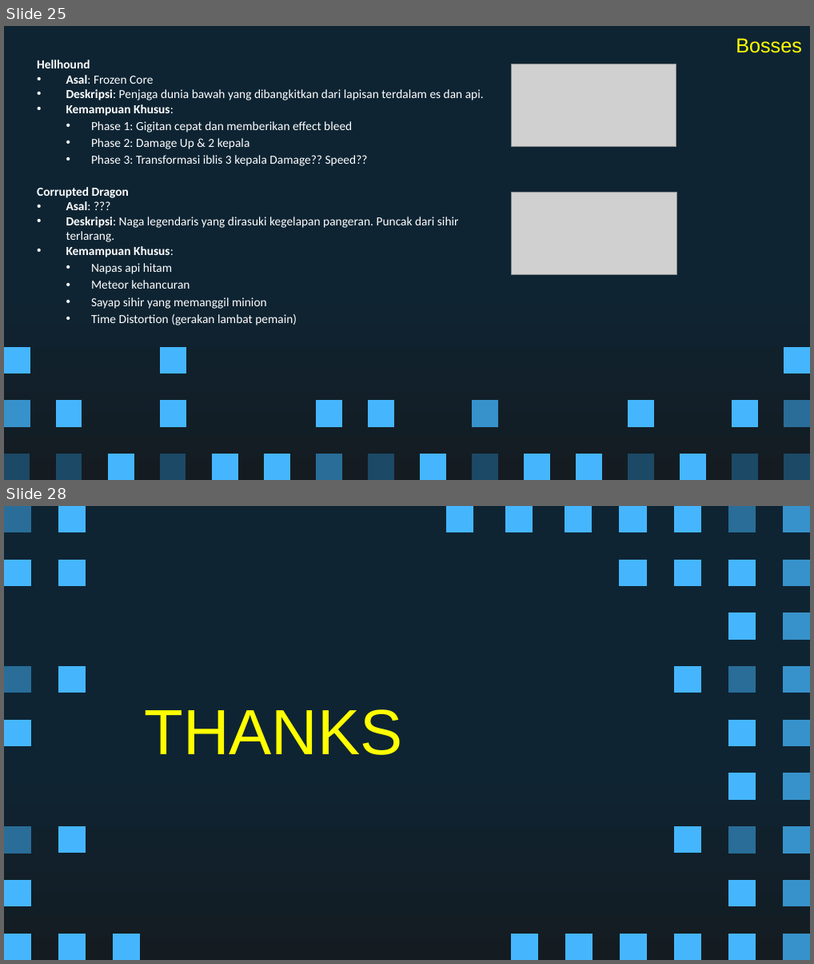
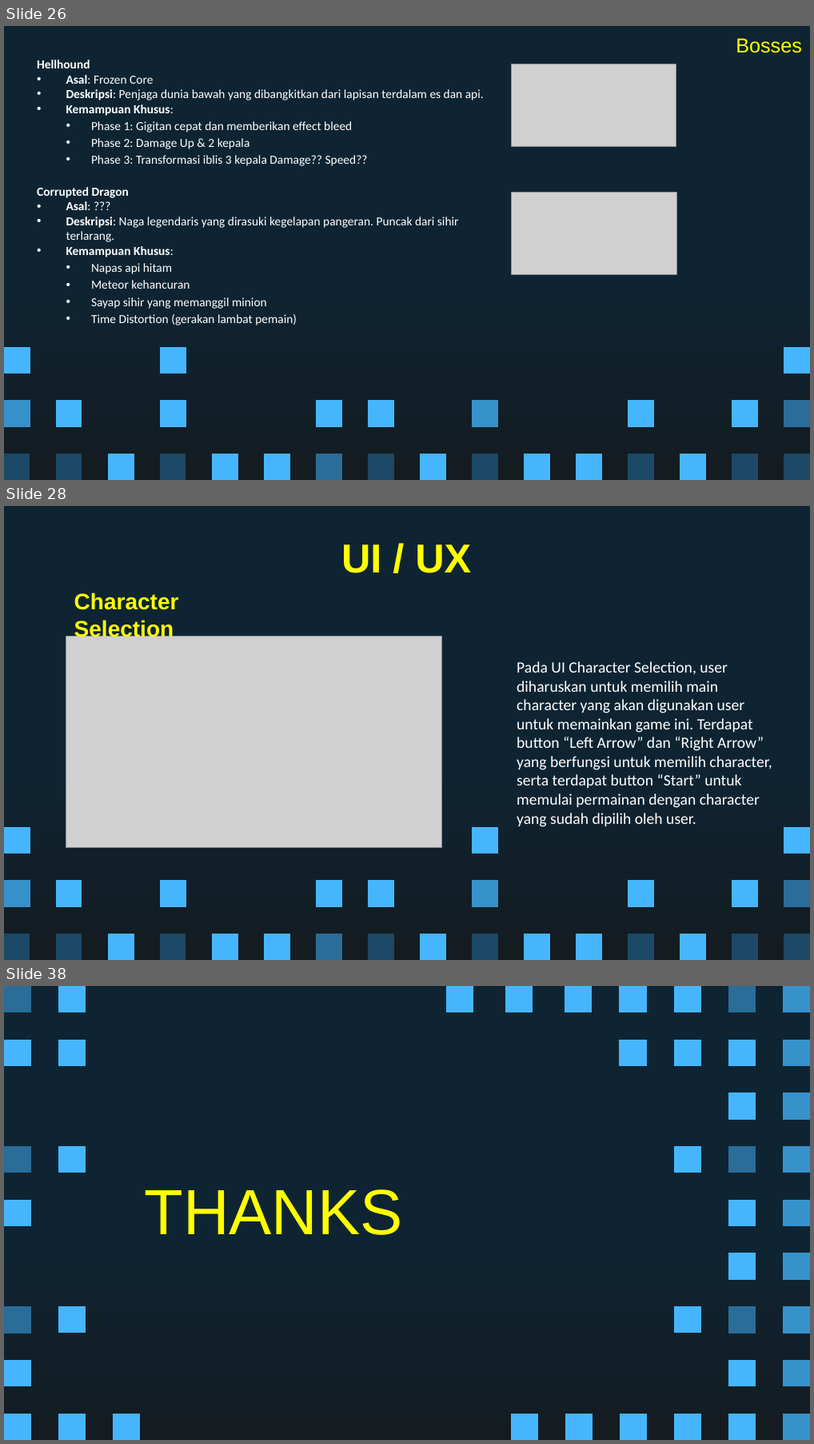
Before and after one commit to Ricardhad/gameProgProject, a slide deck: Super Pixel Vintage Gaming by Slidesgo.pptx. Shown one above the other, each under a label of ours: slides 25 and 28 before the commit, slides 26, 28 and 38 after it; the slides between them are not shown. The pictures are 814x964 and 814x1444 pixels, drawn with LibreOffice and Linux fonts; fonts in the diff are those of the drawing; grey boxes stand for pictures. Boxes give left, top, right and bottom in pixels: in the first picture for what was removed or moved away, otherwise in the second. Text is boxed around its words. In the diff, an @@ line names an element or a change of style, - is before the commit and + after.

```diff
--- a/Super Pixel Vintage Gaming by Slidesgo.pptx
+++ b/Super Pixel Vintage Gaming by Slidesgo.pptx
@@ slide 28 added at bbox=[4, 506, 810, 960], background gradient #0E2433 to #141C21; not listed: 27 template elements that a slide beside it also shows @@
@@ title added at bbox=[342, 544, 471, 573], 36 pt, text #FFFF00, bold @@
+UI / UX
@@ text added at bbox=[74, 592, 179, 640], 20 pt, text #FFFF00, bold @@
+Character Selection
@@ picture added at bbox=[66, 636, 442, 847] @@
@@ text added at bbox=[517, 661, 772, 827], 14 pt, text #FFFFFF @@
+Pada UI Character Selection, user diharuskan untuk memilih main character yang akan digunakan user untuk memainkan game ini. Terdapat button “Left Arrow” dan “Right Arrow” yang berfungsi untuk memilih character, serta terdapat button “Start” untuk memulai permainan dengan character yang sudah dipilih oleh user.
@@ freeform shape added at bbox=[472, 827, 498, 853], fill #45B6FE @@
@@ what was slide 25 is now slide 26 @@
@@ what was slide 28 is now slide 38 @@
```
Also in this commit, not shown: 1 slide changed, 9 other slides added, 4 other files.
